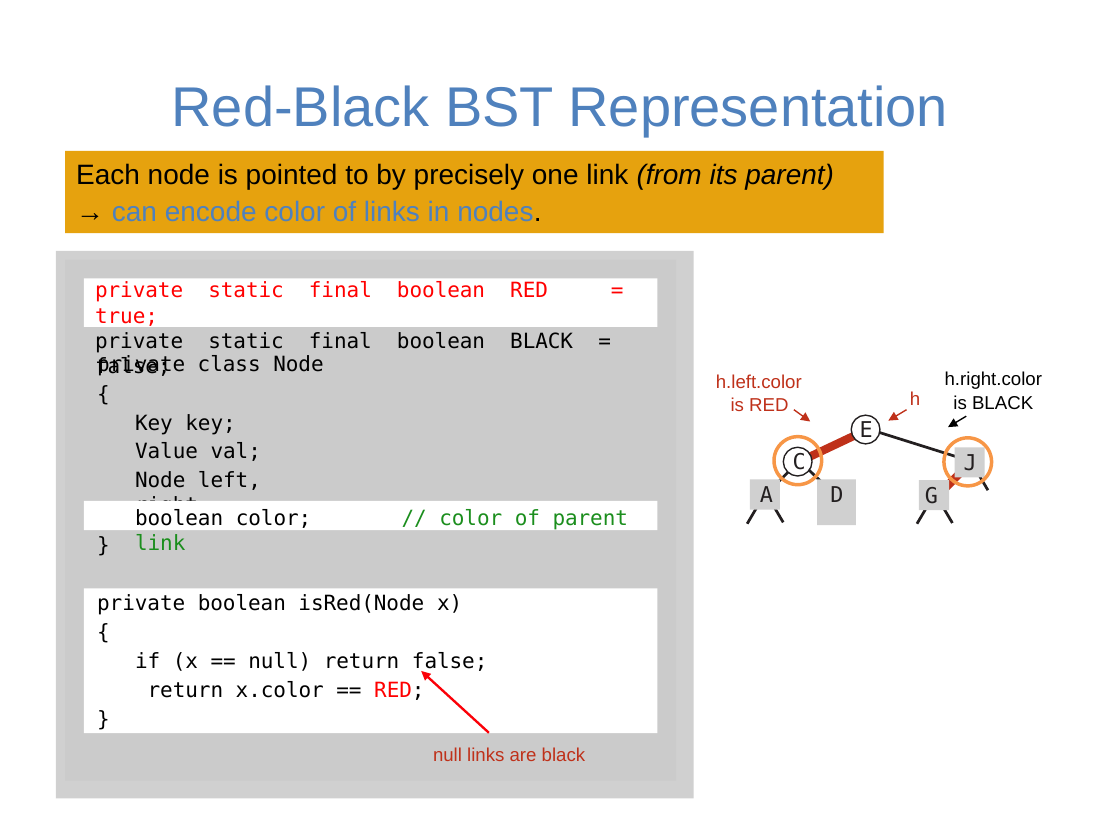
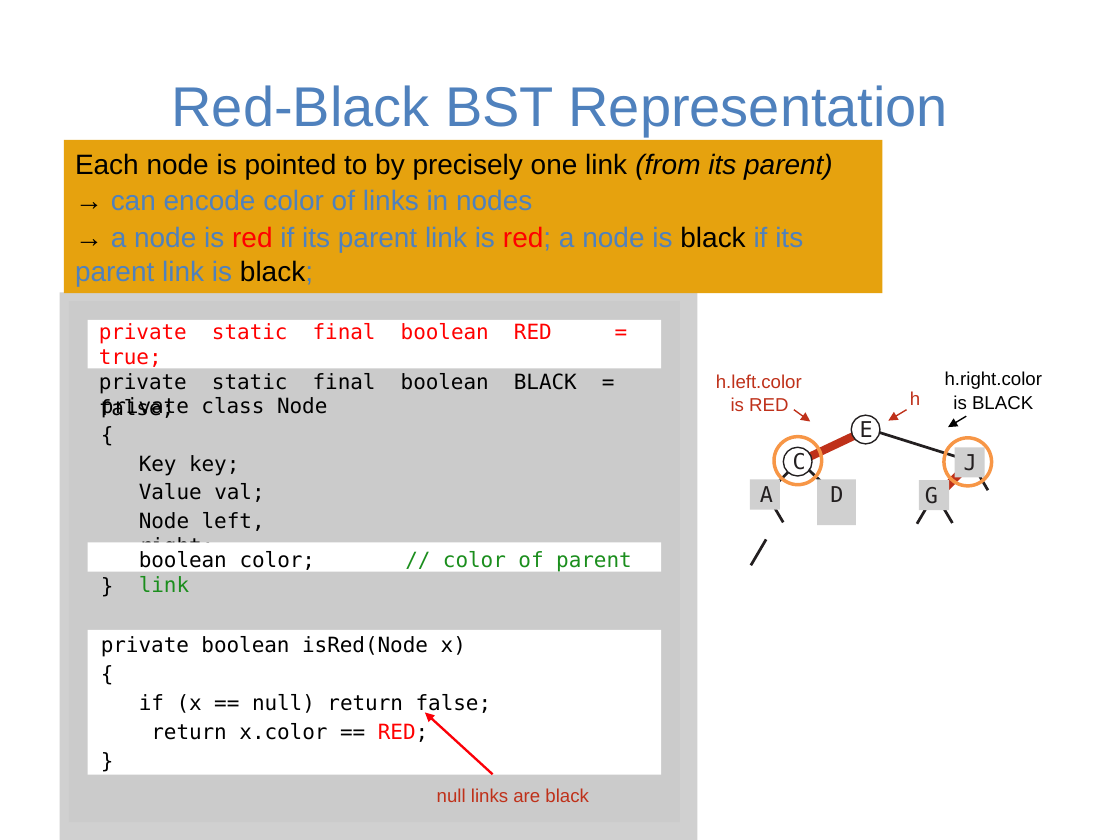
Before and after one commit to guhofstra/CSC111Fa25, a slide deck: slide 14 of PPTs/Lecture 9-balanced search trees.pptx. Drawn at 1120x840 pixels with LibreOffice and Linux fonts; fonts in the diff are those of the drawing; grey boxes stand for pictures. Boxes give left, top, right and bottom in pixels: in the first picture for what was removed or moved away, otherwise in the second. Text is boxed around its words. In the diff, an @@ line names an element or a change of style, - is before the commit and + after.

```diff
--- a/PPTs/Lecture 9-balanced search trees.pptx
+++ b/PPTs/Lecture 9-balanced search trees.pptx
@@ rectangle "Each node is pointed to ...": place and size @@
-rectangle "Each node is pointed to ..." at (65,151,884,233)
+rectangle "Each node is pointed to ..." at (64,140,883,293)
@@ text in rectangle at (75,189,803,286): text changed @@
-→ can encode color of links in nodes.
+→ can encode color of links in nodes
+→ a node is red if its parent link is red; a node is black if its parent link is black;
@@ 5 freeform shapes, 4 texts, 1 picture, 1 rectangle: place and size @@
-5 freeform shapes, 4 texts, 1 picture, 1 rectangle at (56,251,763,799)
+5 freeform shapes, 4 texts, 1 picture, 1 rectangle at (59,292,766,840)
```
Also in this commit, not shown: 2 other slides changed, 7 other files.
